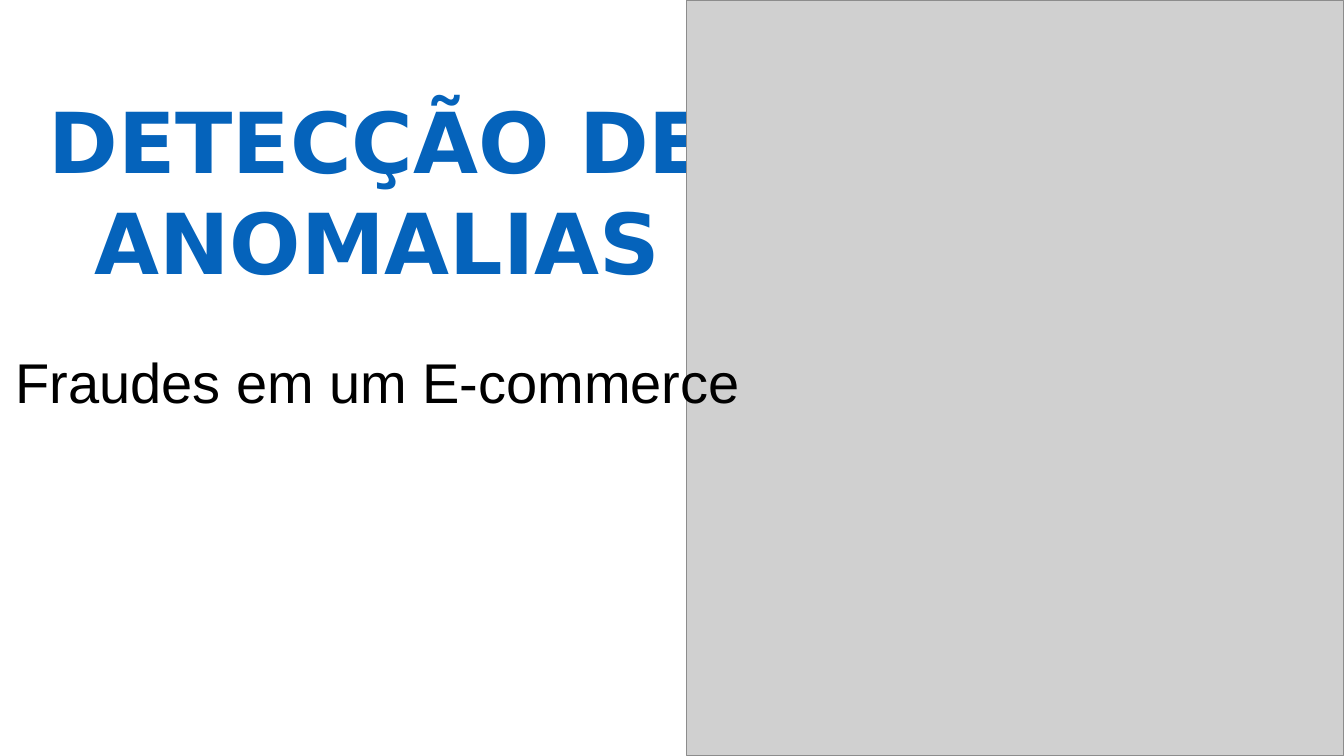
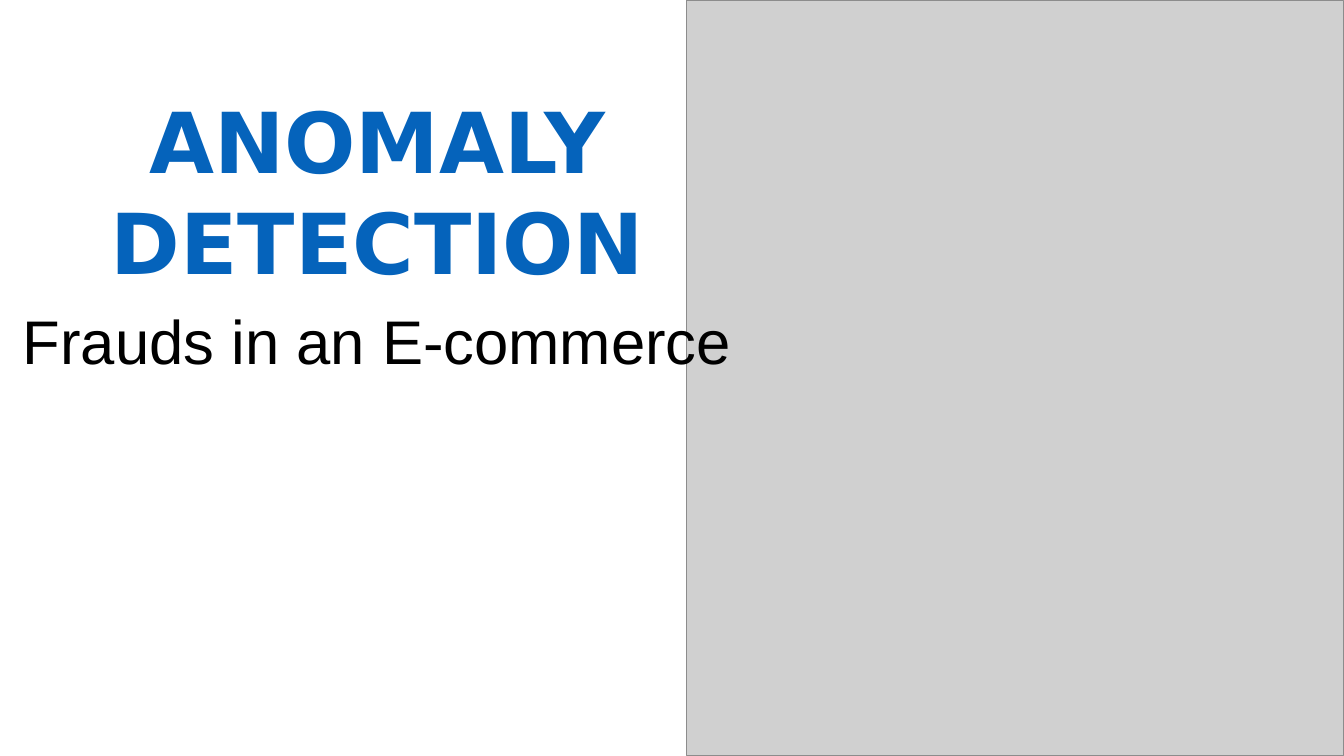
Before and after one commit to diassmatheus/en, a slide deck: slide 4 of assets/img/portfolio/cards-portifolio.pptx. Drawn at 1344x756 pixels with LibreOffice and Linux fonts; fonts in the diff are those of the drawing; grey boxes stand for pictures. Boxes give left, top, right and bottom in pixels: in the first picture for what was removed or moved away, otherwise in the second. Text is boxed around its words. In the diff, an @@ line names an element or a change of style, - is before the commit and + after.

```diff
--- a/assets/img/portfolio/cards-portifolio.pptx
+++ b/assets/img/portfolio/cards-portifolio.pptx
@@ text at (111,110,645,276): text changed @@
-DETECÇÃO DE ANOMALIAS
+ANOMALY DETECTION
@@ text at (23,315,731,376): text changed; size 40 to 44 pt @@
-Fraudes em um E-commerce
+Frauds in an E-commerce
```
Also in this commit, not shown: 1 other slide changed, 3 slides added, 3 slides removed, 10 other files.
